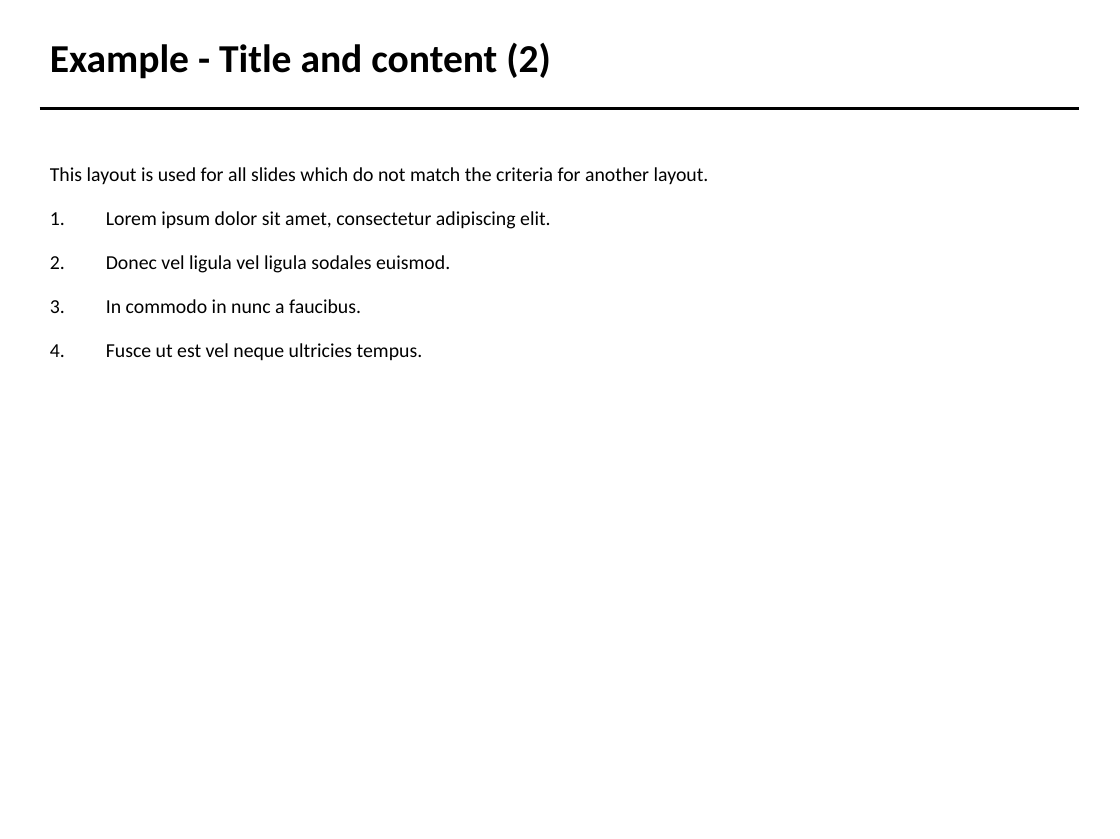
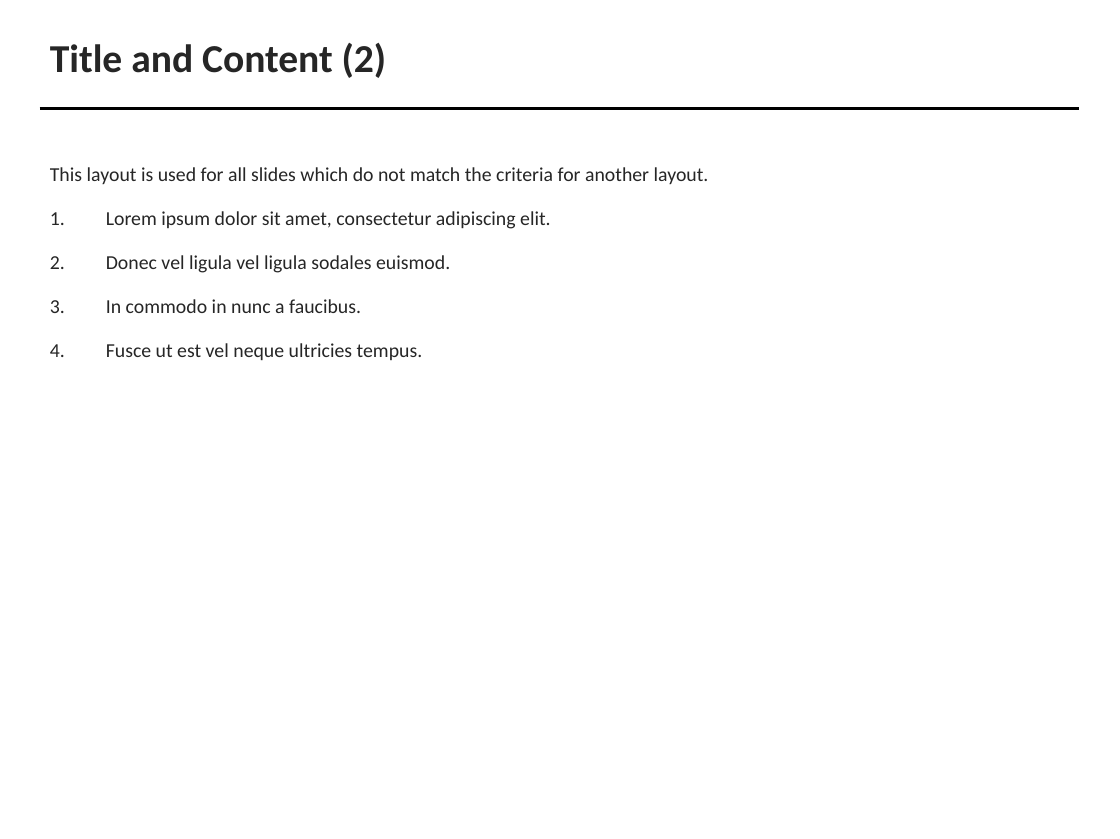
Before and after one commit to vcu-ssg/ssg-vcu-bofa-sandbox, a slide deck: slide 2 of study1.pptx. Drawn at 1120x839 pixels with LibreOffice and Linux fonts; fonts in the diff are those of the drawing; background and template pictures are left out. Boxes give left, top, right and bottom in pixels: in the first picture for what was removed or moved away, otherwise in the second. Text is boxed around its words. In the diff, an @@ line names an element or a change of style, - is before the commit and + after.

```diff
--- a/study1.pptx
+++ b/study1.pptx
@@ title at [50, 43, 387, 78]: text changed; text colour #000000 to #262626 @@
-Example - Title and content (2)
+Title and Content (2)
@@ text "This layout is used for ..." at [50, 167, 709, 361]: text colour #000000 to #262626 @@
```
Also in this commit, not shown: 8 other slides changed, 4 slides added, 2 slides removed, 4 other files.
